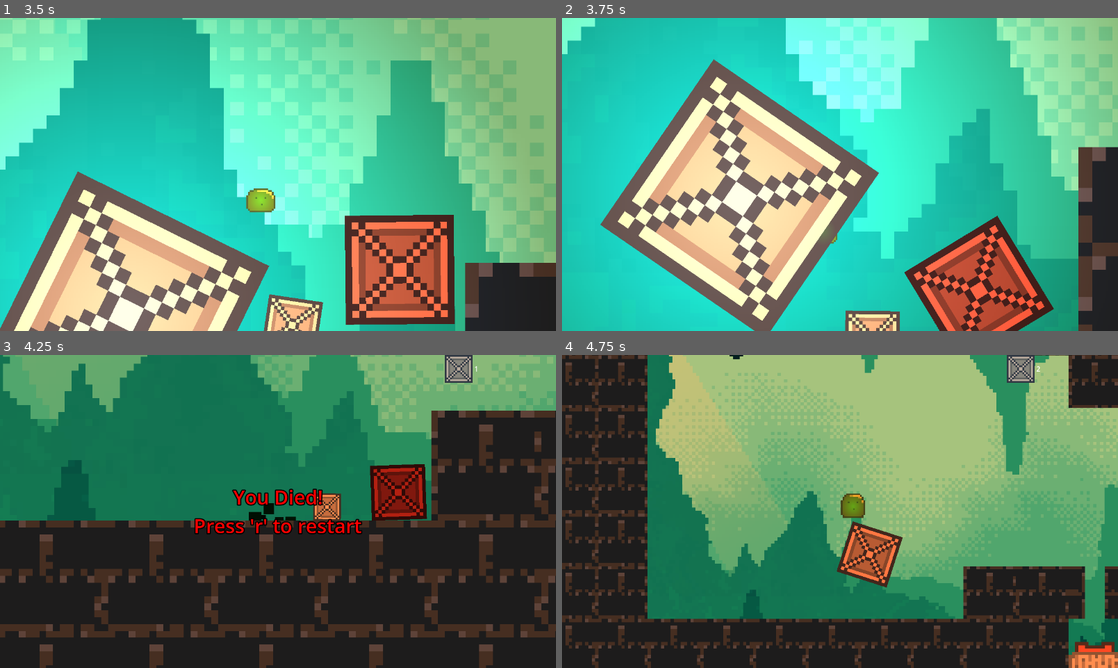
Above: before the commit, frames 1-4 (two rows, left to right).
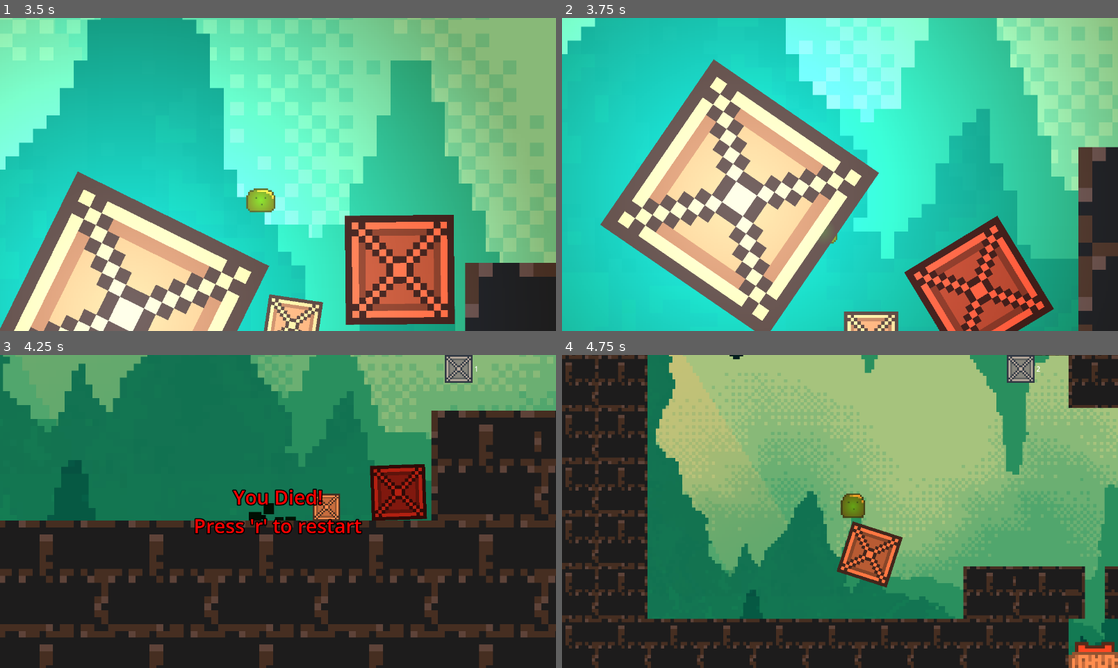
Above: after the commit, the same moments.

Repository: jkuball/splittle-bocks
Game: Godot game, scene res://scenes/levels/level5.tscn
Two runs of this game, one before a commit and one after it. Both use one fixed random seed, a clock stepped at 60 frames per second and the inputs below. This scene is started directly instead of the project's main scene.
Inputs:
- Up to frame 1 (3.5 s): hold D (player_right) 0.53-2.03 s; tap Space (player_splittle) every 0.75 s from 0.6 to 2.85 s; hold A (player_left) from 2.03 s (still down)
- Up to frame 2 (3.75 s): keep holding A (player_left); tap Space (player_splittle) at 3.6 s
- Up to frame 3 (4.25 s): keep holding A (player_left)
- Up to frame 4 (4.75 s): tap R (respawn) at 4.25 s; release A (player_left) at 4.28 s; hold D (player_right) from 4.28 s (still down); tap Space (player_splittle) at 4.35 s

Frame 1 is identical in both runs. In frame 2, 0.3% of the frame differs, in the area x 50-61%, y 93-100%; in frame 3, 0.1%; in frame 4, nothing differs.

Commit message:
levle changes

Diff:
--- a/scenes/levels/level5.tscn
+++ b/scenes/levels/level5.tscn
@@ -30,7 +30,7 @@
 
 [node name="TileMapLayer" type="TileMapLayer" parent="."]
 scale = Vector2(8, 8)
-tile_map_data = PackedByteArray("AAD//wUAAwAAAAAAAAAAAAUAAwA …(9600 unchanged characters)… EAAQAAAAcAAsAAwAEAAQAAAAcAAwAAwAEAAQAAAA=")
+tile_map_data = PackedByteArray("AAD//wUAAwAAAAAAAAAAAAUAAwA …(9600 unchanged characters)… EAAQAAAAcAAsAAwAEAAQAAAAcAAwAAwAEAAQAAAAPAAQAAwABAAAAAAAUAAQAAwABAAAAAAAQAAQAAwABAAEAAAATAAQAAwABAAEAAAA=")
 tile_set = ExtResource("3_twpc5")
 
 [node name="Pressure_Plate" parent="." instance=ExtResource("6_j7jvn")]
Not shown: 1 places in scenes/levels/level6.tscn that only renumber resources
